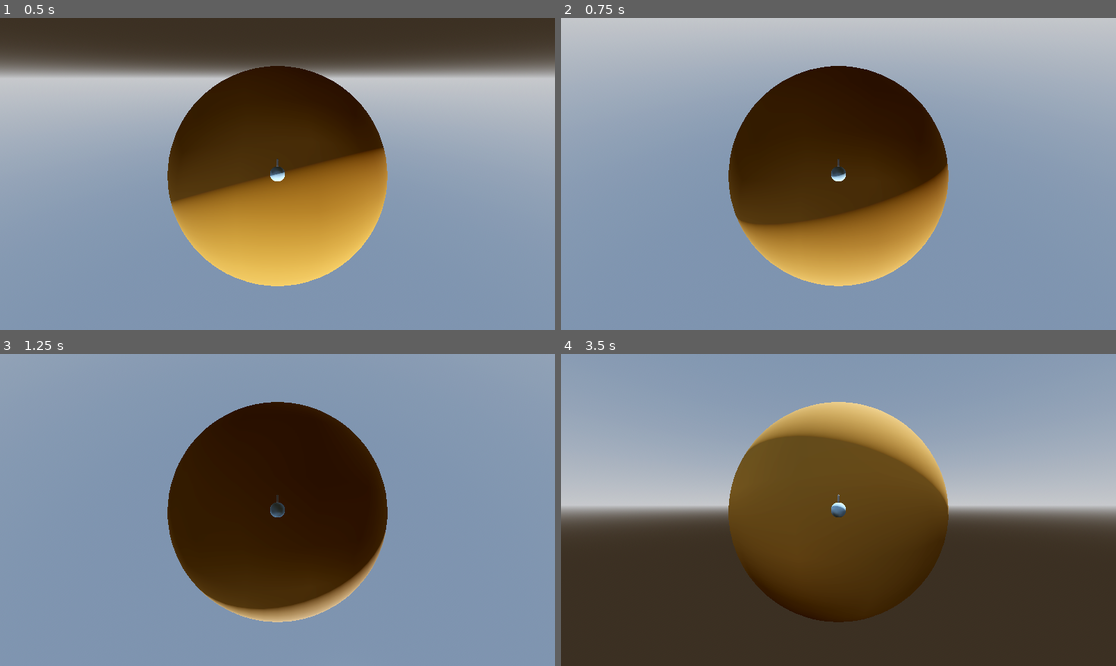
Above: before the commit, frames 1-4 (two rows, left to right).
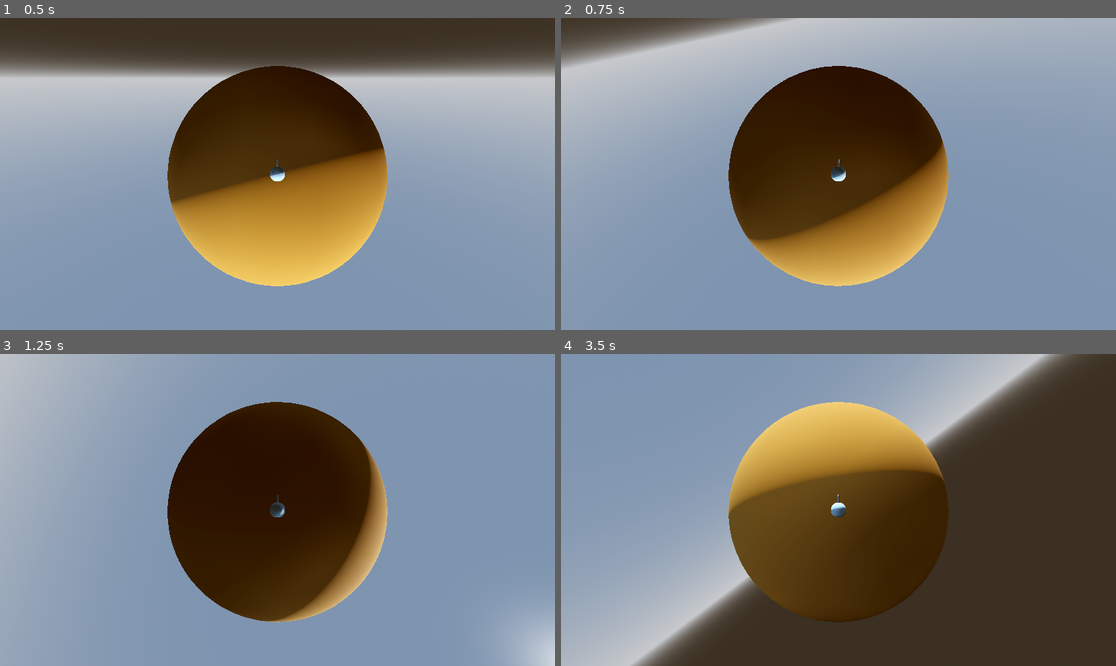
Above: after the commit, the same moments.

Repository: luxgile/gd_snake
Game: Godot game, scene res://game.tscn
Same seed, same stepped clock (60 frames per second), same inputs: the game is played once before the commit and once after it.
Inputs:
- Up to frame 1 (0.5 s): no input
- Up to frame 2 (0.75 s): hold D (rotate_right, bound only after the commit) from 0.53 s (still down)
- Up to frame 3 (1.25 s): keep holding D (rotate_right, bound only after the commit)
- Up to frame 4 (3.5 s): release D (rotate_right, bound only after the commit) at 1.28 s; hold A (rotate_left, bound only after the commit) 1.28-2.03 s; hold D (rotate_right, bound only after the commit) from 2.03 s (still down)

Frame 1 is identical in both runs. In frame 2, 6.2% of the frame differs, in the area x 0-100%, y 0-86%; in frame 3, 12%; in frame 4, 48%, in the area x 0-100%, y 0-100%.

Commit message:
Added rotation

Diff:
--- a/project.godot
+++ b/project.godot
@@ -14,3 +14,16 @@
 run/main_scene="res://game.tscn"
 config/features=PackedStringArray("4.1", "Forward Plus")
 config/icon="res://icon.svg"
+
+[input]
+
+rotate_left={
+"deadzone": 0.5,
+"events": [Object(InputEventKey,"resource_local_to_scene":false,"resource_name":"","device":-1,"window_id":0,"alt_pressed":false,"shift_pressed":false,"ctrl_pressed":false,"meta_pressed":false,"pressed":false,"keycode":65,"physical_keycode":65,"key_label":65,"unicode":97,"echo":false,"script":null)
+]
+}
+rotate_right={
+"deadzone": 0.5,
+"events": [Object(InputEventKey,"resource_local_to_scene":false,"resource_name":"","device":-1,"window_id":0,"alt_pressed":false,"shift_pressed":false,"ctrl_pressed":false,"meta_pressed":false,"pressed":false,"keycode":0,"physical_keycode":68,"key_label":0,"unicode":100,"echo":false,"script":null)
+]
+}
--- a/snake.gd
+++ b/snake.gd
@@ -3,11 +3,19 @@
 @export var world: World
 @export var height_offset: float
 @export var speed: float = 10
+@export var rot_speed: float = 1
 
 # Called every frame. 'delta' is the elapsed time since the previous frame.
 func _process(delta: float) -> void:
 	var up = (position - world.position).normalized()
 	position = world.position + up * (world.radius + height_offset)
+
+	var rotation = 0
+	if Input.is_action_pressed("rotate_left"):
+		rotation += rot_speed
+	if Input.is_action_pressed("rotate_right"):
+		rotation -= rot_speed
+	rotate(up, rotation * delta)
 
 	var forward = -transform.basis.z.normalized()
 	move_and_collide(forward * speed * delta)
